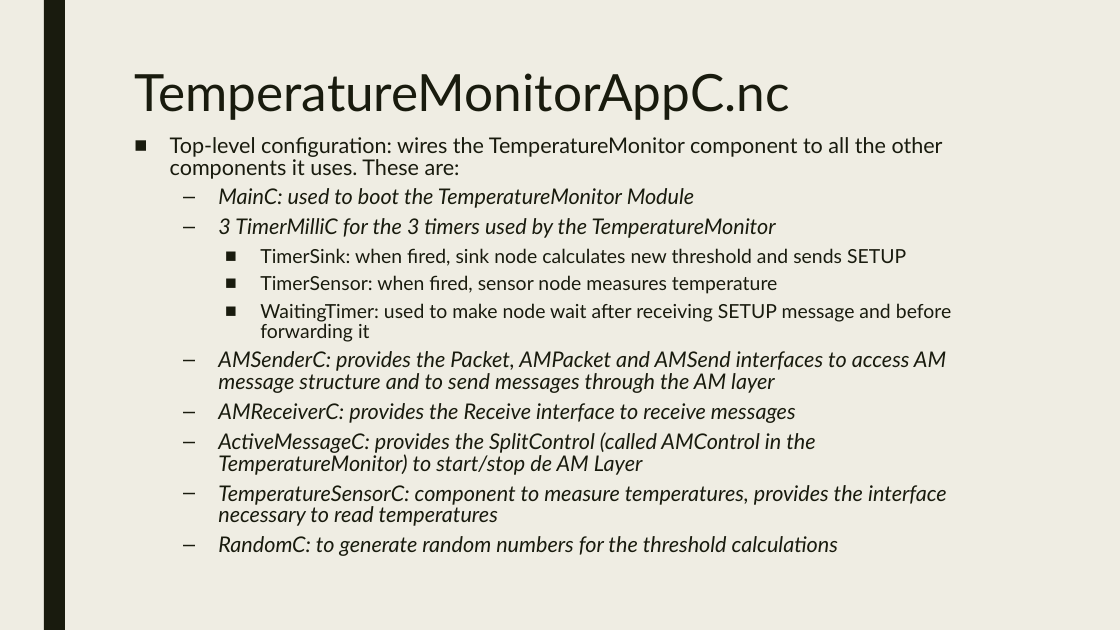
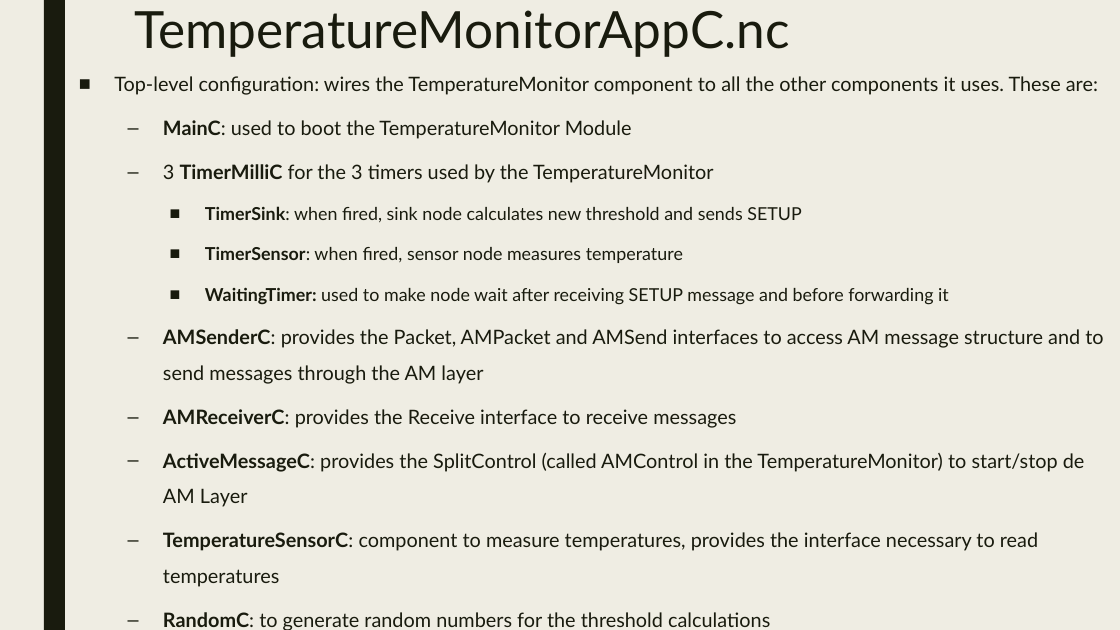
Before and after one commit to malonsocortes/Middleware_Final_Projects, a slide deck: slide 9 of Presentations/TemperatureProj.pptx. Drawn at 1120x630 pixels with LibreOffice and Linux fonts; fonts in the diff are those of the drawing. Boxes give left, top, right and bottom in pixels: in the first picture for what was removed or moved away, otherwise in the second. Text is boxed around its words. In the diff, an @@ line names an element or a change of style, - is before the commit and + after.

Commit message:
Final touches in presentation of Temperature Project

```diff
--- a/Presentations/TemperatureProj.pptx
+++ b/Presentations/TemperatureProj.pptx
@@ title "TemperatureMonitorAppC.nc": place and size @@
-title "TemperatureMonitorAppC.nc" at <box>134,73,789,120</box>
+title "TemperatureMonitorAppC.nc" at <box>134,10,789,57</box>
@@ text "Top-level configuration: wires the TemperatureMonitor ...": place and size @@
-text "Top-level configuration: wires the TemperatureMonitor ..." at <box>170,137,952,556</box>
+text "Top-level configuration: wires the TemperatureMonitor ..." at <box>114,76,1103,630</box>
@@ text "Top-level configuration: wires the TemperatureMonitor ..." at <box>114,76,1103,630</box>: size 18.5 to 17 pt in "Top-level configuration: wires the TemperatureMonitor compon ...", "MainC: used to boot the TemperatureMonitor Module", "3 TimerMilliC for the 3 timers used ...", "AMSenderC: provides the Packet, AMPacket and AMSend ..." and 4 more places; bold on in "MainC:", "TimerMilliC", "TimerSink:", "TimerSensor:" and 6 more places; italic off in "MainC: used to boot the TemperatureMonitor Module", "3 TimerMilliC for the 3 timers used ...", "AMSenderC: provides the Packet, AMPacket and AMSend ...", "AMReceiverC: provides the Receive interface to receive ..." and 3 more places; size 16.6 to 15.3 pt in "TimerSink: when fired, sink node calculates new ...", "TimerSensor: when fired, sensor node measures temperature", "WaitingTimer: used to make node wait after ..."; line spacing 0.84 to 1.5 @@
```
Also in this commit, not shown: 13 other slides changed.
